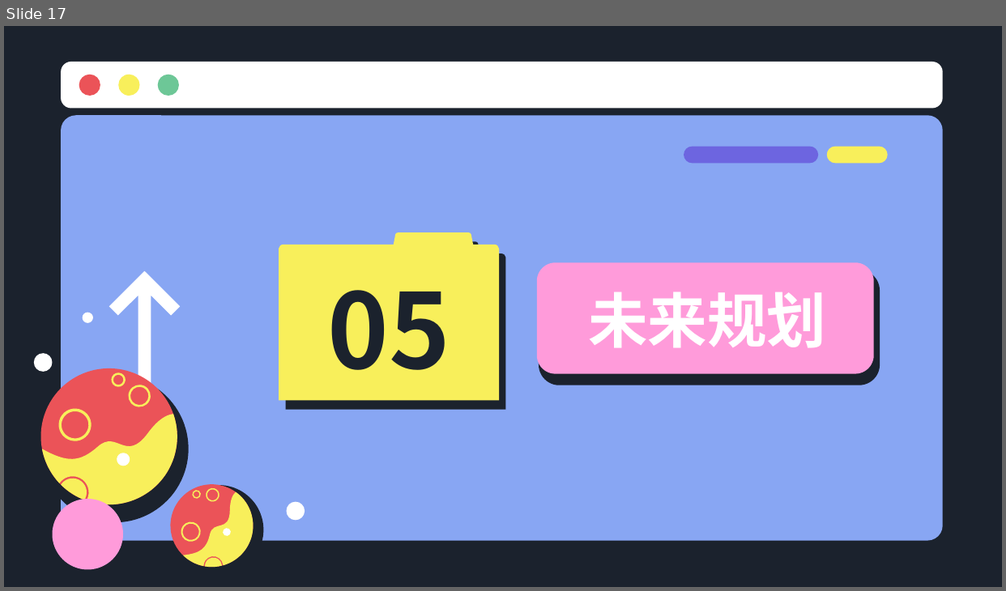
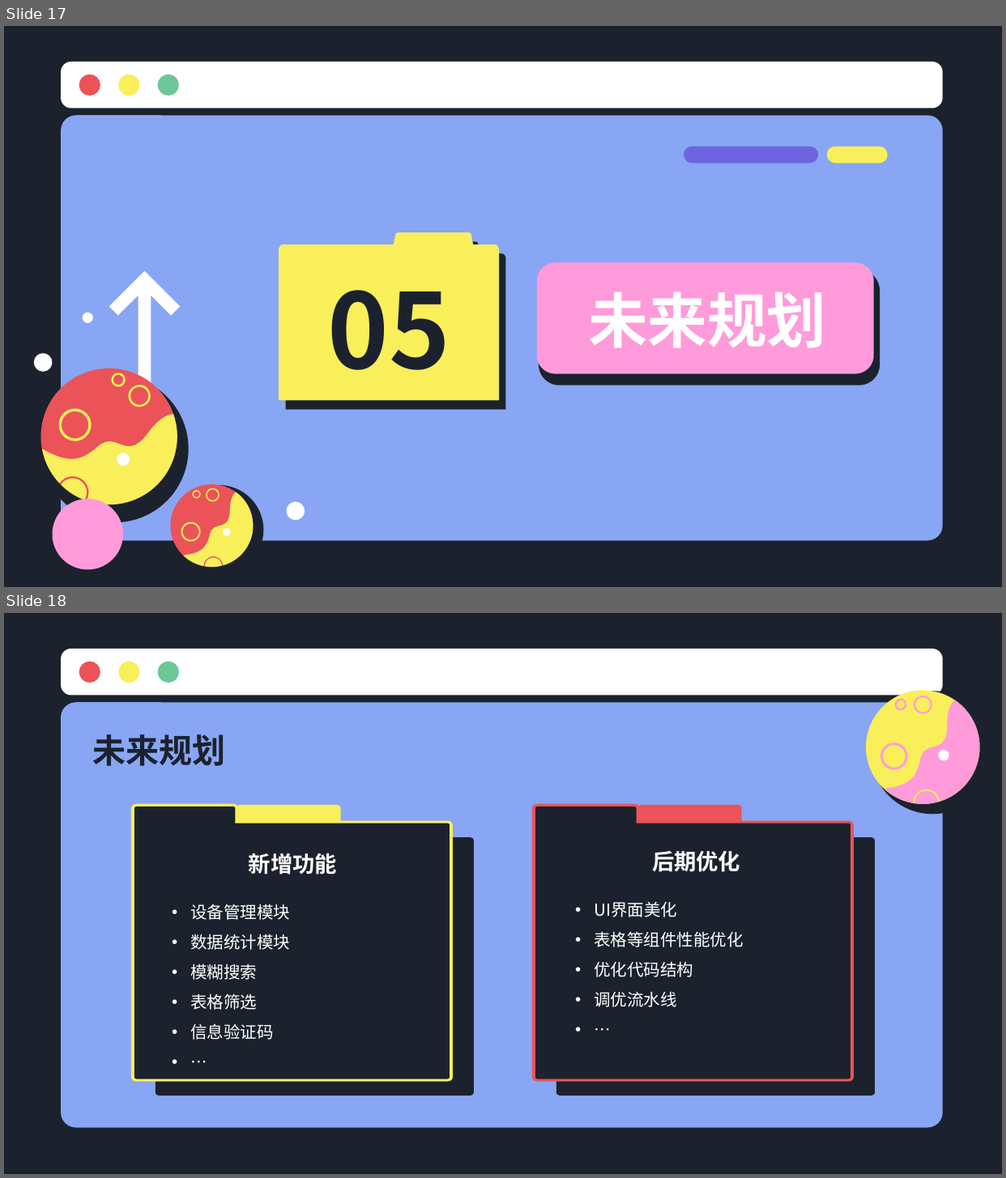
Before and after one commit to Longstick/laboFrontend, a slide deck: 项目实践答辩-黄恒新（改）.pptx. Shown one above the other, each under a label of ours: slide 17 before the commit, slides 17 and 18 after it. The pictures are 1006x591 and 1006x1178 pixels, drawn with LibreOffice and Linux fonts; fonts in the diff are those of the drawing. Boxes give left, top, right and bottom in pixels: in the first picture for what was removed or moved away, otherwise in the second. Text is boxed around its words. In the diff, an @@ line names an element or a change of style, - is before the commit and + after.

Commit message:
12.08

```diff
--- a/项目实践答辩-黄恒新（改）.pptx
+++ b/项目实践答辩-黄恒新（改）.pptx
@@ slide 18 added at bbox=[4, 613, 1002, 1174], background #1B222D; not listed: 5 template elements that a slide beside it also shows @@
@@ ellipse added at bbox=[872, 691, 994, 814], fill #1B222D @@
@@ title added at bbox=[92, 735, 225, 766], 24 pt, text #1B222D, bold @@
+未来规划
@@ group added at bbox=[851, 676, 995, 820]: 4 freeform shapes @@
@@ group added at bbox=[130, 803, 474, 1096]: 4 freeform shapes @@
@@ group added at bbox=[532, 803, 874, 1096]: 4 freeform shapes @@
@@ title added at bbox=[249, 853, 337, 875], 16 pt, text #FFFFFF, bold @@
+新增功能
@@ text added at bbox=[652, 851, 740, 872], 16 pt, text #FFFFFF, bold @@
+后期优化
@@ subtitle added at bbox=[190, 904, 290, 1040], 12 pt, text #FFFFFF @@
+• 设备管理模块
+• 数据统计模块
+• 模糊搜索
+• 表格筛选
+• 信息验证码
+• …
@@ text added at bbox=[594, 902, 744, 1007], 12 pt, text #FFFFFF @@
+• UI界面美化
+• 表格等组件性能优化
+• 优化代码结构
+• 调优流水线
+• …
```
Also in this commit, not shown: 1 slide changed.
